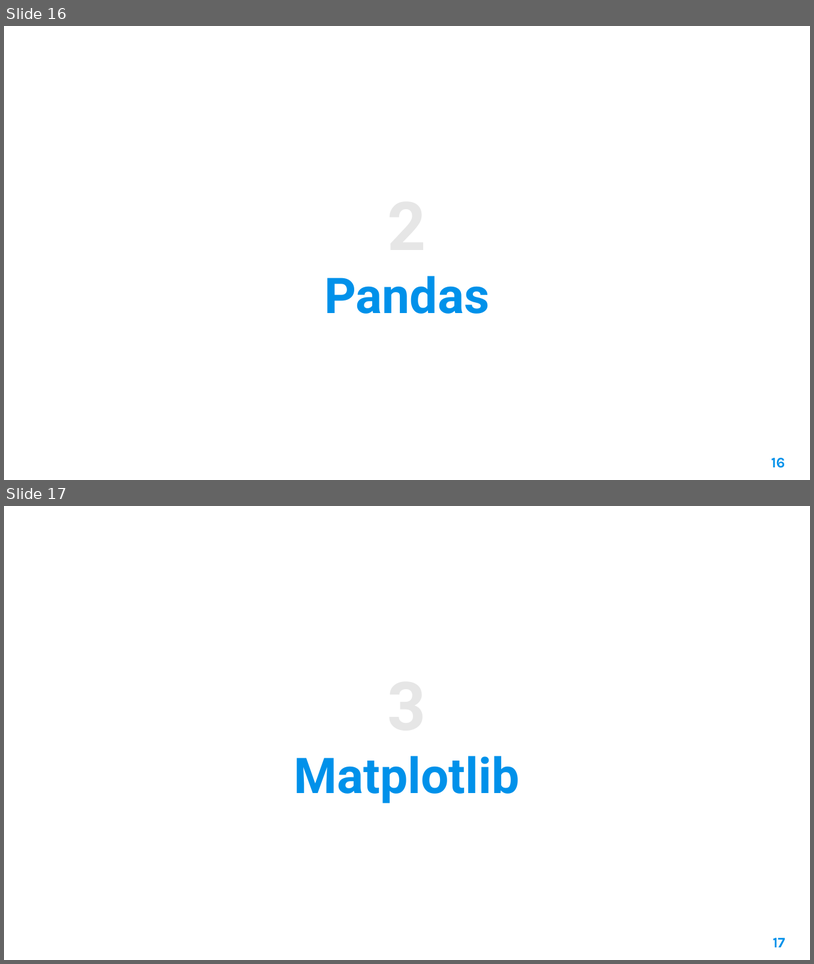
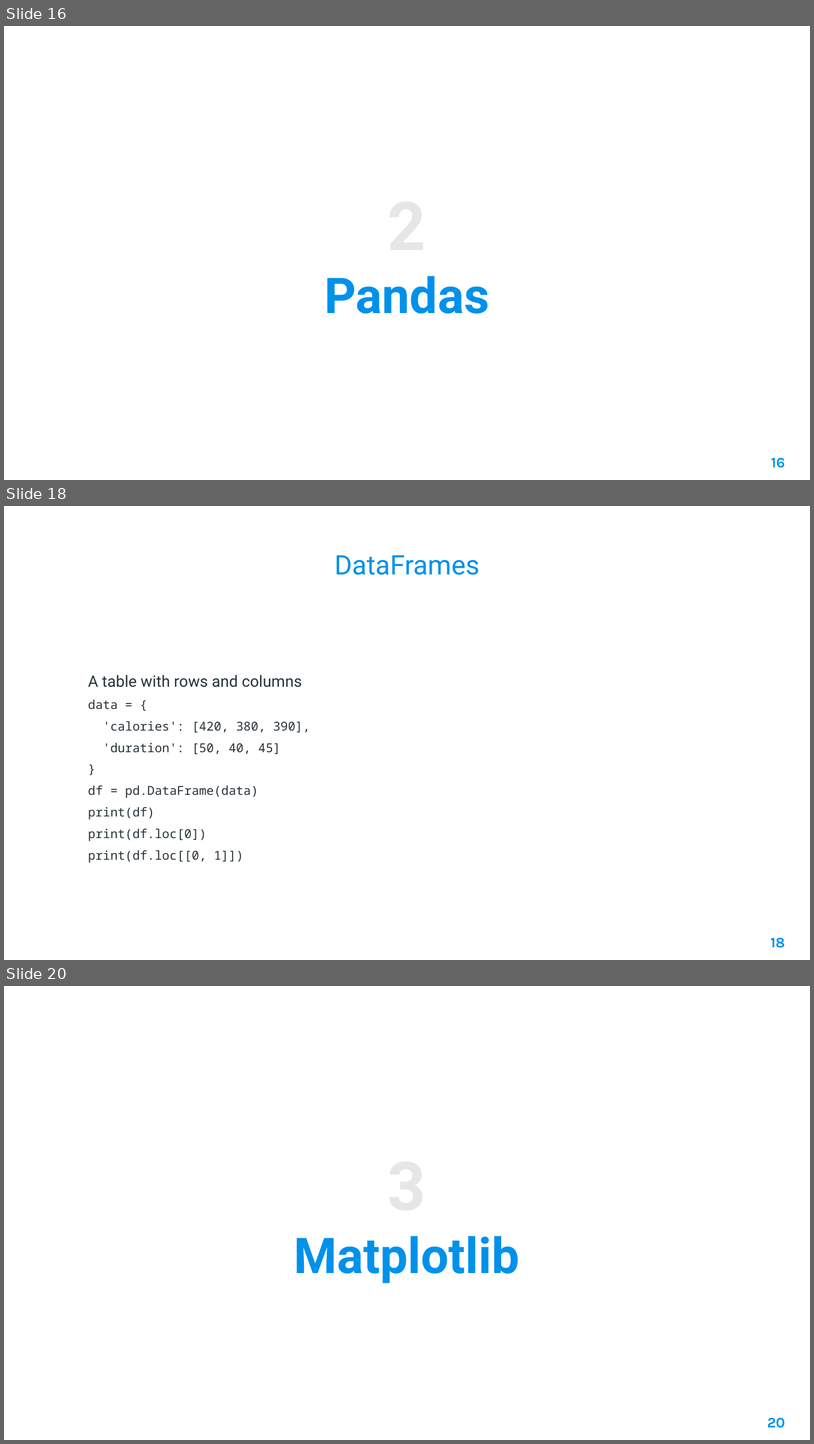
Before and after one commit to AleeRezaa/learn-python, a slide deck: 2 Data Science.pptx. Shown one above the other, each under a label of ours: slides 16 and 17 before the commit, slides 16, 18 and 20 after it; the slides between them are not shown. The pictures are 814x964 and 814x1444 pixels, drawn with LibreOffice and Linux fonts; fonts in the diff are those of the drawing; background and template pictures are left out. Boxes give left, top, right and bottom in pixels: in the first picture for what was removed or moved away, otherwise in the second. Text is boxed around its words. In the diff, an @@ line names an element or a change of style, - is before the commit and + after.

```diff
--- a/2 Data Science.pptx
+++ b/2 Data Science.pptx
@@ slide 18 added at (4, 506, 810, 960), background picture (left out) @@
@@ title added at (335, 555, 480, 575), 24 pt, text #0091EA @@
+DataFrames
@@ text added at (88, 675, 311, 862), 11 pt, text #263238 @@
+A table with rows and columns
+data = {
+'calories': [420, 380, 390],
+'duration': [50, 40, 45]
+}
+df = pd.DataFrame(data)
+print(df)
+print(df.loc[0])
+print(df.loc[[0, 1]])
@@ page number added at (771, 937, 785, 948), 13 pt, text #0091EA, bold @@
+18
@@ what was slide 17 is now slide 20 @@
@@ page number at (768, 1417, 786, 1428): text changed @@
-17
+20
```
Also in this commit, not shown: 2 other slides added, 1 other file.
